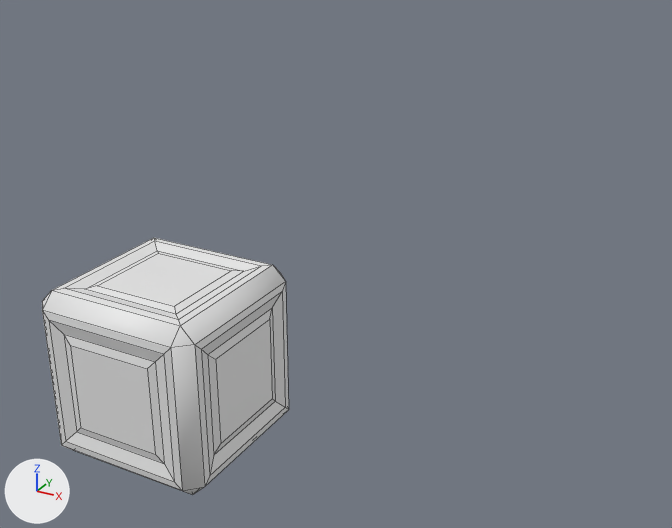
One commit to the FBX model Assets/model/crate.fbx: the scene before it, then after it.
The view is the same before and after, from a camera (50 mm lens) standing at (3.16, -3.74, 2.71) and looking at (-0.33, 2.59, -0.46). Lighting does not change. The marker at lower left points along +X, +Y and +Z. Mesh edges are drawn as thin lines.

The first picture shows 'crate_small'.
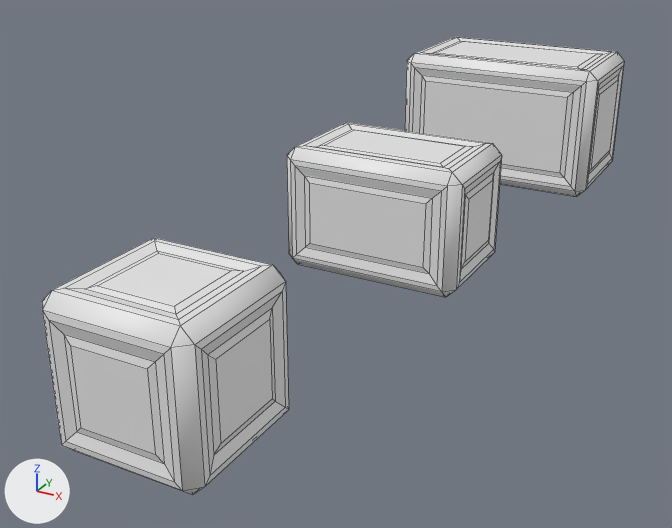
The newer file is also turned or shifted as a whole; pictures and numbers use the older file's frame.

What the commit changed:
Mesh me_cube_002 is new.
It has 96 vertices, 98 faces and spans x -0.78..0.78, y -0.53..0.53, z -0.53..0.53.
Mesh me_cube_003 is new.
It has 96 vertices, 98 faces and spans x -1.03..1.03, y -0.65..0.65, z -0.53..0.78.
Object 'crate_medium' (ob_crate_medium) is new; it shows me_cube_002.
Its location is (0.0, 3.0, 0.0).
Object 'crate_large' (ob_crate_large) is new; it shows me_cube_003.
Its location is (0.0, 6.0, 0.0).

Location of each change, (x1, y1, x2, y2) in pixels of the pictures (672 x 528 px):
'crate_medium', added: after (287, 122, 502, 297)
'crate_large', added: after (405, 37, 624, 197)
